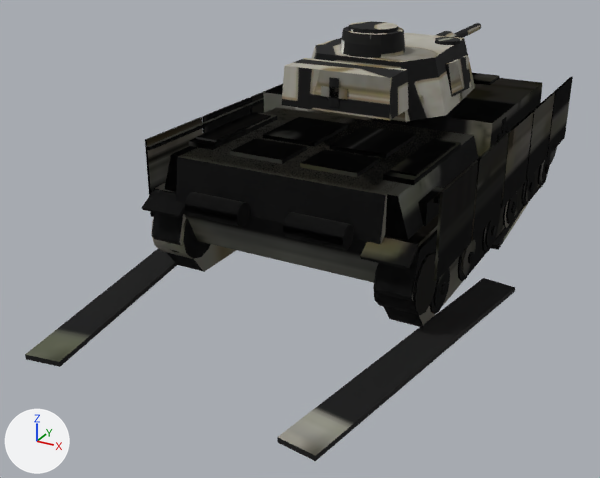
An edit to the glTF model public/models/flammpanzer3_winter.glb, drawn before and after from the same camera.
The view is the same before and after, from a 50 mm camera at (3.75, -9.02, 3.96) aimed at (-0.45, -1.38, 0.14). Lighting does not change. The marker at lower left points along +X, +Y and +Z. The first picture is the older version. Vertices at exactly the same position are counted once.

Names of what the first picture shows: 'hull_ok', 'hull_trackL', 'hull_trackR', 'turret_ok'.
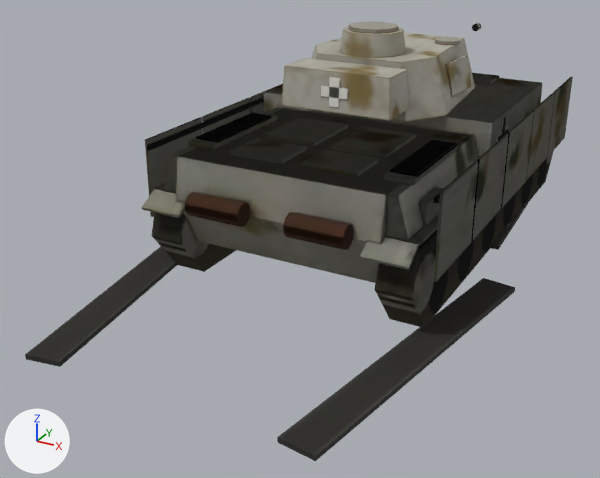
Diff of the bpy script that builds the scene:
```diff
--- a/public/models/flammpanzer3_winter.glb.py
+++ b/public/models/flammpanzer3_winter.glb.py
@@ me_flammpanzer3_hull_001 @@
 # used by ob_hull_ok; location = (0.0, 0.0, 0.0)
-me_flammpanzer3_hull_001.from_pydata(...)  # 1612 vertices, 2776 faces; spans x -1.6..1.6, y -2.96..2.94, z 0.0..1.59
+me_flammpanzer3_hull_001.from_pydata(...)  # 572 vertices, 888 faces; spans x -1.6..1.6, y -2.96..2.94, z 0.0..1.59
+# me_flammpanzer3_hull_001 part 1: 888 kept faces spanning x -1.6..1.6, y -2.96..2.94, z 0.0..1.59 get new texture (UV) coordinates
+# edits to the shape of me_flammpanzer3_hull_001 do not show in these pictures
 me_flammpanzer3_hull_001.materials.append(mat_hull_ok)
@@ me_flammpanzer3_hull_003 @@
 # used by ob_hull_trackl; location = (0.0, 0.0, 0.0)
-me_flammpanzer3_hull_003.from_pydata(...)  # 1616 vertices, 2780 faces; spans x -2.0..1.6, y -4.61..2.94, z 0.0..1.59
+me_flammpanzer3_hull_003.from_pydata(...)  # 576 vertices, 892 faces; spans x -2.0..1.6, y -4.61..2.94, z 0.0..1.59
+# me_flammpanzer3_hull_003 part 2: 48 loose pieces with 1040 vertices, spanning x -1.51..1.51, y -2.74..2.74, z 0.02..0.9, are deleted
+# me_flammpanzer3_hull_003 part 3: 888 kept faces spanning x -2.0..1.6, y -4.61..2.94, z 0.0..1.59 get new texture (UV) coordinates
 me_flammpanzer3_hull_003.materials.append(mat_hull_trackl)
@@ me_flammpanzer3_hull_005 @@
 # used by ob_hull_trackr; location = (0.0, 0.0, 0.0)
-me_flammpanzer3_hull_005.from_pydata(...)  # 1616 vertices, 2780 faces; spans x -1.6..2.0, y -4.61..2.94, z 0.0..1.59
+me_flammpanzer3_hull_005.from_pydata(...)  # 576 vertices, 892 faces; spans x -1.6..2.0, y -4.61..2.94, z 0.0..1.59
+# me_flammpanzer3_hull_005 part 4: 48 loose pieces with 1040 vertices, spanning x -1.51..1.51, y -2.74..2.74, z 0.02..0.9, are deleted
+# me_flammpanzer3_hull_005 part 5: 888 kept faces spanning x -1.6..2.0, y -4.61..2.94, z 0.0..1.59 get new texture (UV) coordinates
 me_flammpanzer3_hull_005.materials.append(mat_hull_trackr)
@@ me_flammpanzer3_turret_001 @@
 # used by ob_turret_ok; location = (0.0, 0.0, 0.0)
-me_flammpanzer3_turret_001.from_pydata(...)  # 232 vertices, 396 faces; spans x -0.9..0.9, y -1.48..3.27, z 1.57..2.45
+me_flammpanzer3_turret_001.from_pydata(...)  # 176 vertices, 296 faces; spans x -0.9..0.9, y -1.48..3.27, z 1.57..2.45
+# me_flammpanzer3_turret_001 part 6: the loose piece of 20 vertices spanning x -0.14..0.14, y 0.94..1.94, z 1.76..2.02 is deleted
+# me_flammpanzer3_turret_001 part 7: the loose piece of 20 vertices spanning x -0.05..0.05, y 0.94..3.24, z 1.84..1.94 is deleted
+# me_flammpanzer3_turret_001 part 8: 296 kept faces spanning x -0.9..0.9, y -1.48..3.27, z 1.57..2.45 get new texture (UV) coordinates
+# other edits to the shape of me_flammpanzer3_turret_001 do not show in these pictures
 me_flammpanzer3_turret_001.materials.append(mat_turret_ok)
```

What differs and where, as boxes [x1, y1, x2, y2] in the pictures (600 x 478 px):
part 1 of me_flammpanzer3_hull_001, surface changed
    before: [152, 213, 179, 264]
part 2 of me_flammpanzer3_hull_003, deleted
    before: [151, 218, 203, 258]
part 3 of me_flammpanzer3_hull_003, surface changed
    before: [25, 165, 550, 367]
    after: [25, 150, 554, 367]
part 4 of me_flammpanzer3_hull_005, deleted (mostly hidden)
    before: [155, 147, 557, 315]
part 5 of me_flammpanzer3_hull_005, surface changed (lighter)
    both: [142, 73, 573, 461]
part 6 of me_flammpanzer3_turret_001, deleted (mostly hidden)
    before: [437, 31, 456, 37]
part 7 of me_flammpanzer3_turret_001, deleted
    before: [454, 23, 481, 38]
part 8 of me_flammpanzer3_turret_001, surface changed (black to grey)
    both: [282, 21, 481, 122]
